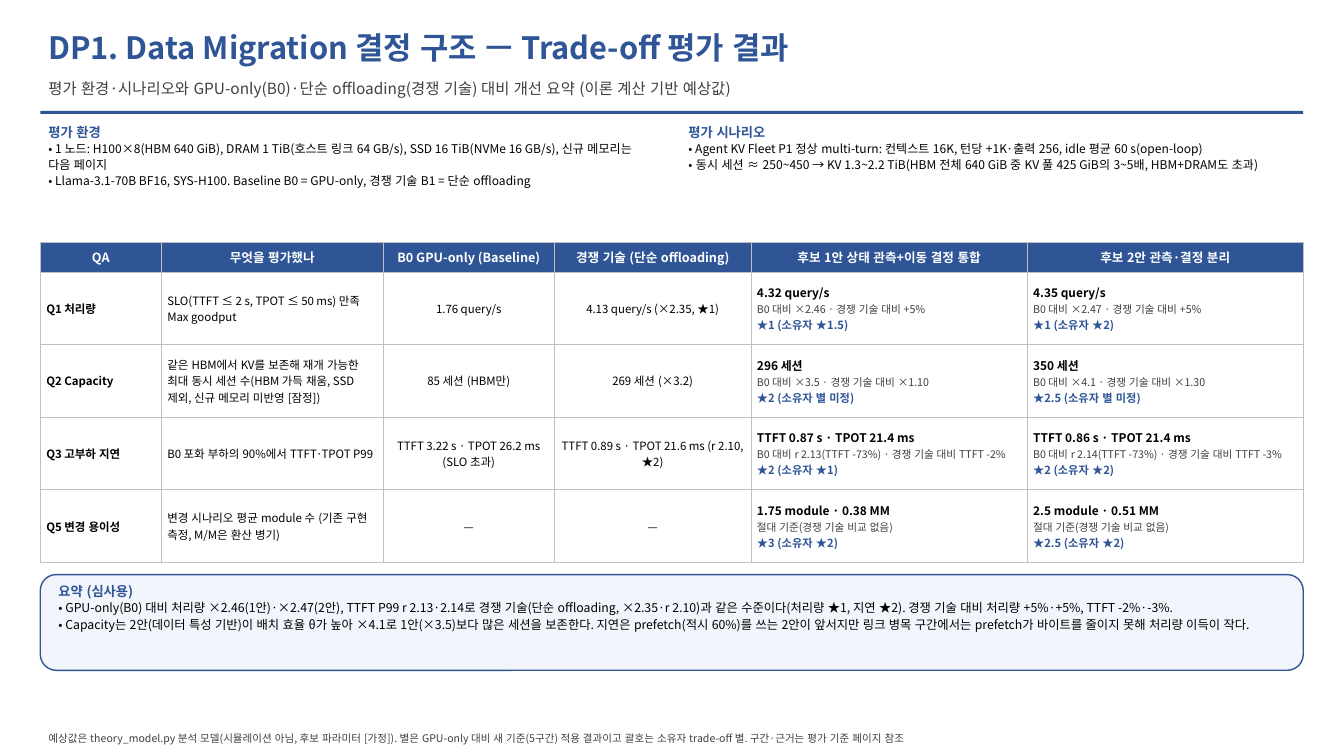
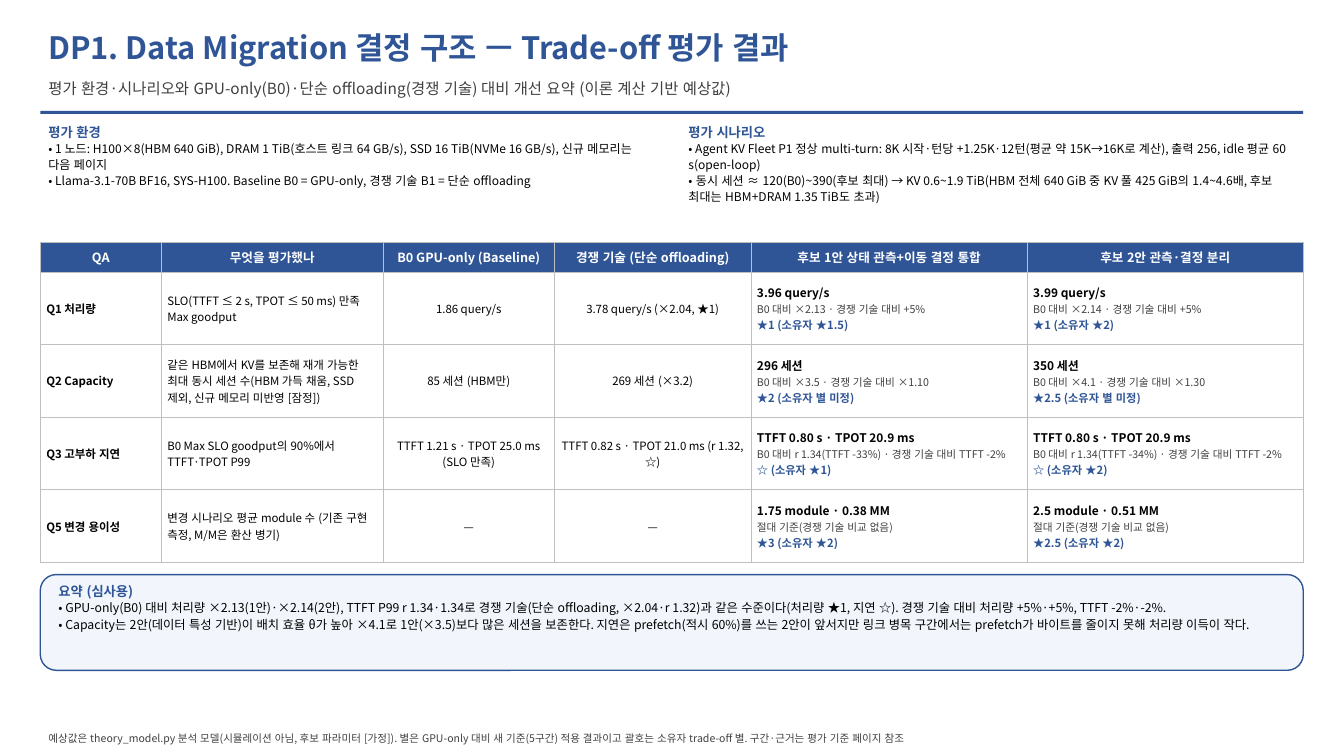
Before and after one commit to mkim0628/vllm, a slide deck: slide 3 of doc-mk/QA-criteria-v4/DP-QA-criteria-v4.pptx. Drawn at 1344x756 pixels with LibreOffice and Linux fonts; fonts in the diff are those of the drawing. Boxes give left, top, right and bottom in pixels: in the first picture for what was removed or moved away, otherwise in the second. Text is boxed around its words. In the diff, an @@ line names an element or a change of style, - is before the commit and + after.

```diff
--- a/doc-mk/QA-criteria-v4/DP-QA-criteria-v4.pptx
+++ b/doc-mk/QA-criteria-v4/DP-QA-criteria-v4.pptx
@@ text at (688,143,1286,203): text changed @@
-• Agent KV Fleet P1 정상 multi-turn: 컨텍스트 16K, 턴당 +1K·출력 256, idle 평균 60 s(open-loop)
-• 동시 세션 ≈ 250~450 → KV 1.3~2.2 TiB(HBM 전체 640 GiB 중 KV 풀 425 GiB의 3~5배, HBM+DRAM도 초과)
+• Agent KV Fleet P1 정상 multi-turn: 8K 시작·턴당 +1.25K·12턴(평균 약 15K→16K로 계산), 출력 256, idle 평균 60 s(open-loop)
+• 동시 세션 ≈ 120(B0)~390(후보 최대) → KV 0.6~1.9 TiB(HBM 전체 640 GiB 중 KV 풀 425 GiB의 1.4~4.6배, 후보 최대는 HBM+DRAM 1.35 TiB도 초과)
@@ table at (40,242,1304,563) @@
-row 2: Q1 처리량 | SLO(TTFT ≤ 2 s, TPOT ≤ 50 ms) 만족 Max goodput | 1.76 query/s | 4.13 query/s (×2.35, ★1) | 4.32 query/s / B0 대비 ×2.46 · 경쟁 기술 대비 +5% / ★1 (소유자 ★1.5) | 4.35 query/s / B0 대비 ×2.47 · 경쟁 기술 대비 +5% / ★1 (소유자 ★2)
+row 2: Q1 처리량 | SLO(TTFT ≤ 2 s, TPOT ≤ 50 ms) 만족 Max goodput | 1.86 query/s | 3.78 query/s (×2.04, ★1) | 3.96 query/s / B0 대비 ×2.13 · 경쟁 기술 대비 +5% / ★1 (소유자 ★1.5) | 3.99 query/s / B0 대비 ×2.14 · 경쟁 기술 대비 +5% / ★1 (소유자 ★2)
-row 4: Q3 고부하 지연 | B0 포화 부하의 90%에서 TTFT·TPOT P99 | TTFT 3.22 s · TPOT 26.2 ms (SLO 초과) | TTFT 0.89 s · TPOT 21.6 ms (r 2.10, ★2) | TTFT 0.87 s · TPOT 21.4 ms / B0 대비 r 2.13(TTFT -73%) · 경쟁 기술 대비 TTFT -2% / ★2 (소유자 ★1) | TTFT 0.86 s · TPOT 21.4 ms / B0 대비 r 2.14(TTFT -73%) · 경쟁 기술 대비 TTFT -3% / ★2 (소유자 ★2)
+row 4: Q3 고부하 지연 | B0 Max SLO goodput의 90%에서 TTFT·TPOT P99 | TTFT 1.21 s · TPOT 25.0 ms (SLO 만족) | TTFT 0.82 s · TPOT 21.0 ms (r 1.32, ☆) | TTFT 0.80 s · TPOT 20.9 ms / B0 대비 r 1.34(TTFT -33%) · 경쟁 기술 대비 TTFT -2% / ☆ (소유자 ★1) | TTFT 0.80 s · TPOT 20.9 ms / B0 대비 r 1.34(TTFT -34%) · 경쟁 기술 대비 TTFT -2% / ☆ (소유자 ★2)
@@ text at (65,601,1166,615): text changed @@
-• GPU-only(B0) 대비 처리량 ×2.46(1안)·×2.47(2안), TTFT P99 r 2.13·2.14로 경쟁 기술(단순 offloading, ×2.35·r 2.10)과 같은 수준이다(처리량 ★1, 지연 ★2). 경쟁 기술 대비 처리량 +5%·+5%, TTFT -2%·-3%.
+• GPU-only(B0) 대비 처리량 ×2.13(1안)·×2.14(2안), TTFT P99 r 1.34·1.34로 경쟁 기술(단순 offloading, ×2.04·r 1.32)과 같은 수준이다(처리량 ★1, 지연 ☆). 경쟁 기술 대비 처리량 +5%·+5%, TTFT -2%·-2%.
```
Also in this commit, not shown: 14 other slides changed, 4 other files.
